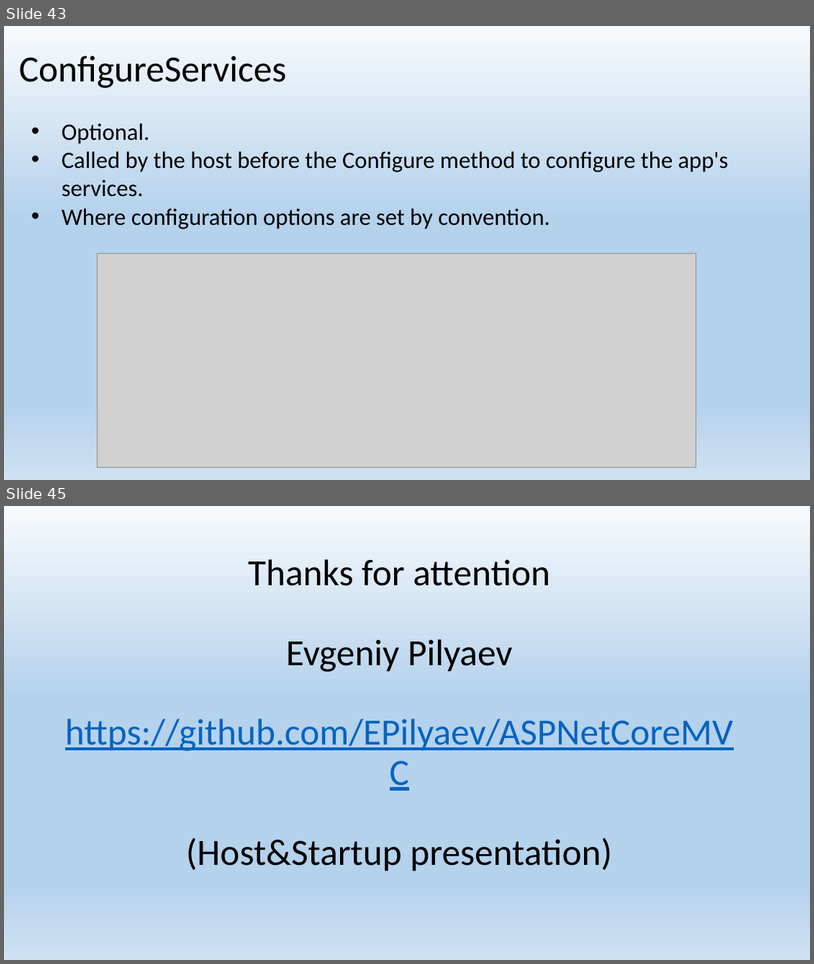
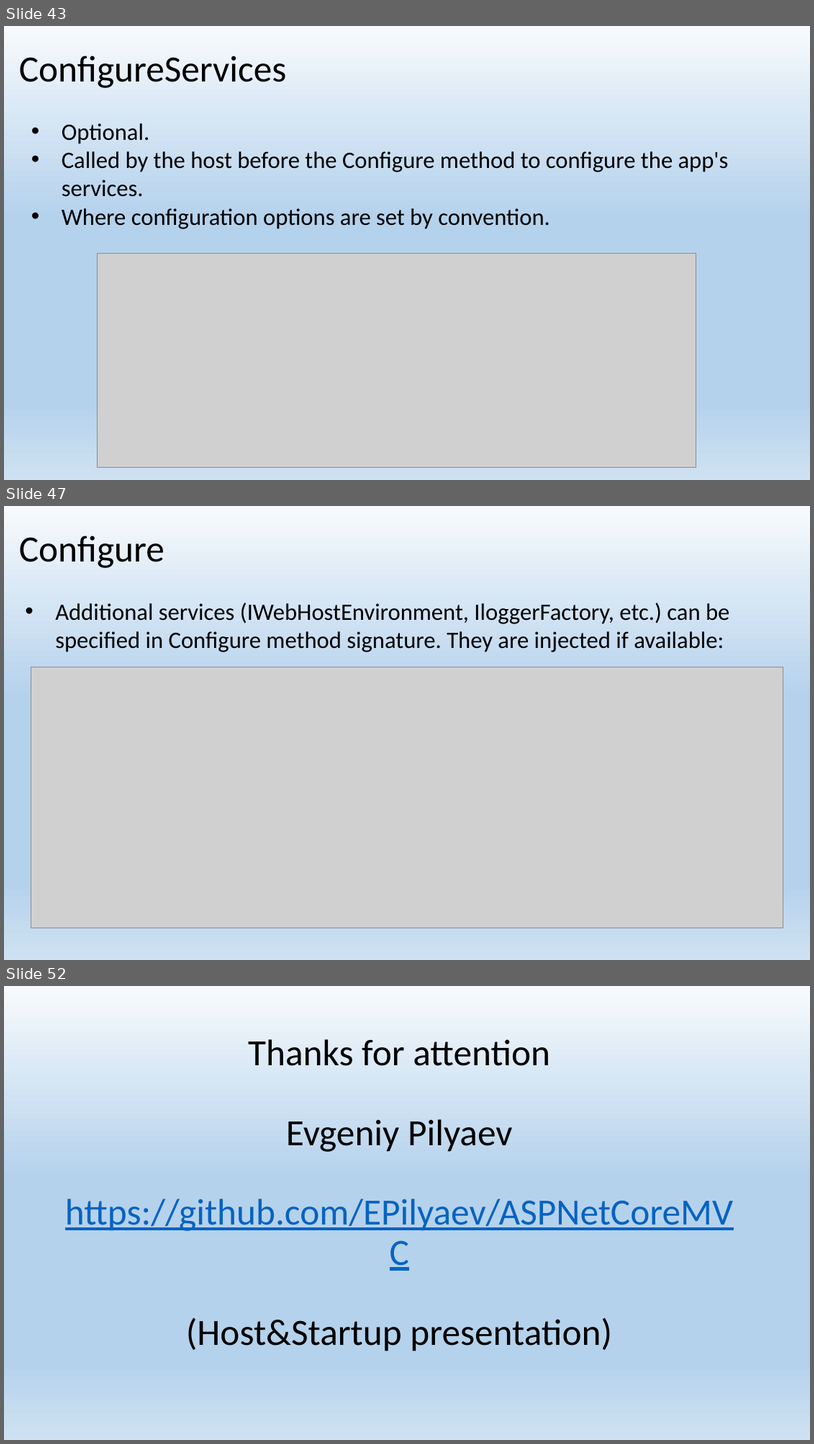
Before and after one commit to EPilyaev/ASPNetCoreMVC, a slide deck: Host&Startup.pptx. Shown one above the other, each under a label of ours: slides 43 and 45 before the commit, slides 43, 47 and 52 after it; the slides between them are not shown. The pictures are 814x964 and 814x1444 pixels, drawn with LibreOffice and Linux fonts; fonts in the diff are those of the drawing; grey boxes stand for pictures. Boxes give left, top, right and bottom in pixels: in the first picture for what was removed or moved away, otherwise in the second. Text is boxed around its words. In the diff, an @@ line names an element or a change of style, - is before the commit and + after.

```diff
--- a/Host&Startup.pptx
+++ b/Host&Startup.pptx
@@ slide 47 added at (4,506,810,960), background gradient #F7FAFD to #B5D2EC to #CEE1F2 @@
@@ title added at (19,536,165,568), 44 pt, text #000000 @@
+Configure
@@ text added at (55,602,730,652), 28 pt, text #000000 @@
+• Additional services (IWebHostEnvironment, IloggerFactory, etc.) can be specified in Configure method signature. They are injected if available:
@@ picture added at (31,667,783,928) @@
@@ what was slide 45 is now slide 52 @@
```
Also in this commit, not shown: 7 other slides added, 1 slide removed, 4 other files.
